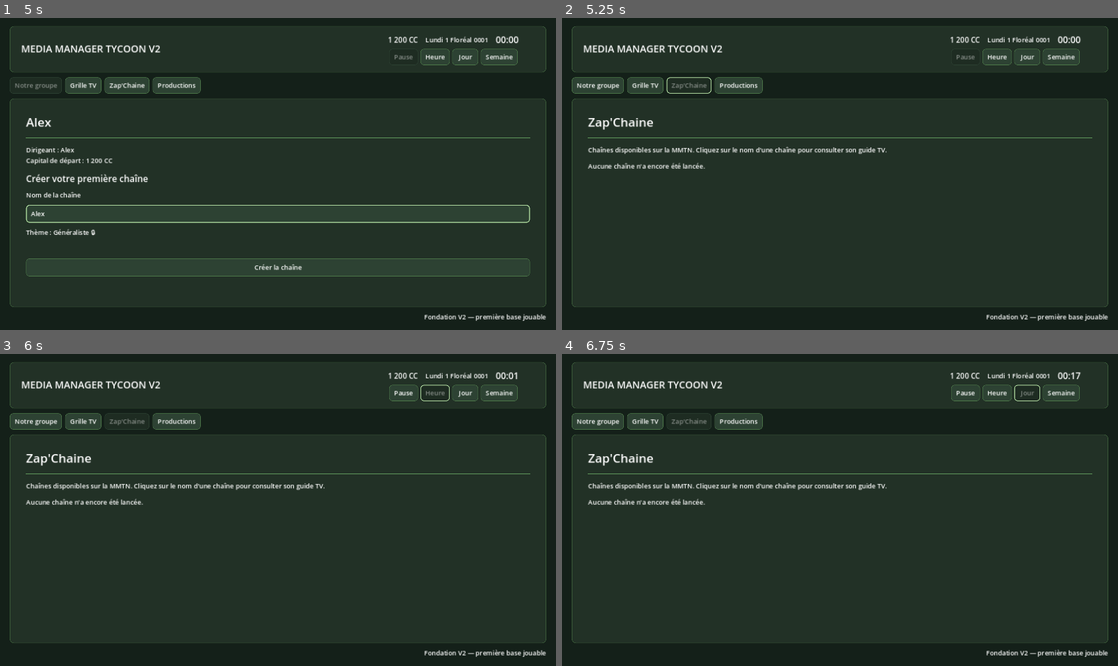
Above: before the commit, frames 1-4 (two rows, left to right).
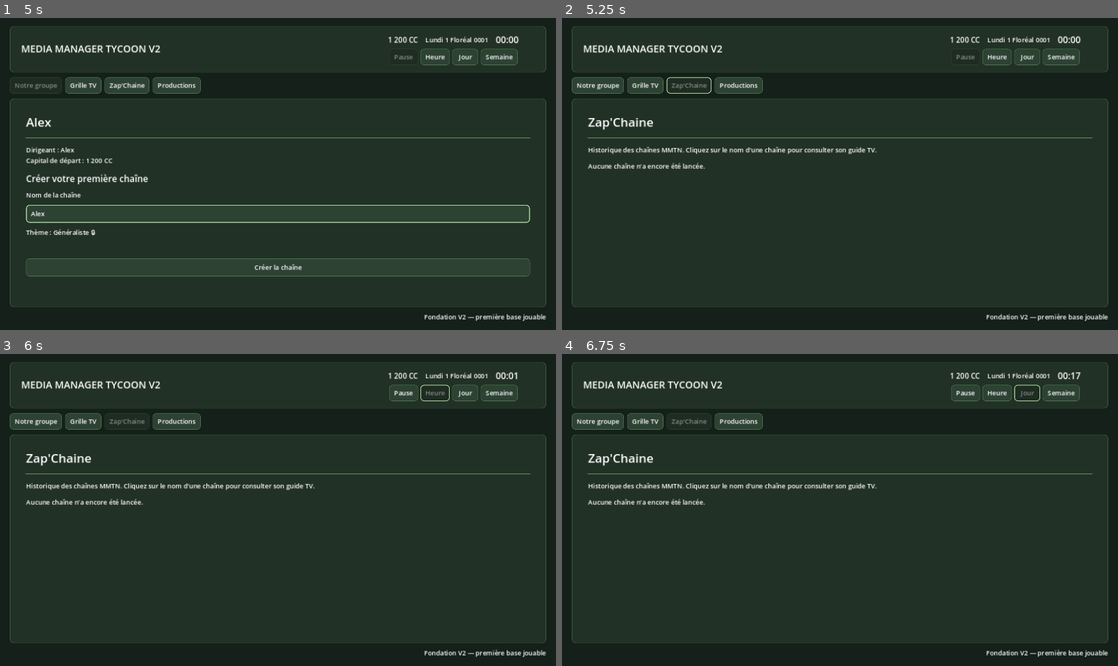
Above: after the commit, the same moments.

Repository: Adrienco69/MediaManagerTycoon_V2
Game: Godot game, scene res://scenes/main.tscn
Same seed, same stepped clock (60 frames per second), same inputs: the game is played once before the commit and once after it.
Inputs (mouse positions are in pixels of both pictures, inside the frame that each line leads up to):
- Up to frame 1 (5 s): click (278, 164) at 0.52 s; type "Alex" at 0.6 s; click (278, 205) at 0.75 s; type "Alex" at 0.83 s; click "Commencer" at 1.25 s; click (278, 214) at 2.02 s; type "Alex" at 2.1 s; click "Grille TV" at 2.75 s; click "Notre groupe" at 3.5 s; click (278, 214) at 4.27 s; type "Alex" at 4.35 s
- Up to frame 2 (5.25 s): click "Zap'Chaine" at 5 s
- Up to frame 3 (6 s): click "Heure" at 5.75 s
- Up to frame 4 (6.75 s): click "Jour" at 6.5 s

Frame 1 is identical in both runs. In frame 2, 0.6% of the frame differs, in the area x 4-59%, y 41-44%; in frame 3, 0.6%; in frame 4, 0.6%.

Commit message:
Ajoute le statut ouvert ferme dans Zap Chaine

Diff:
--- a/scripts/ui/zap_page_controller.gd
+++ b/scripts/ui/zap_page_controller.gd
@@ -1,8 +1,9 @@
 class_name ZapPageController
 extends RefCounted
 
+const MMTNRegistryScript = preload("res://scripts/core/mmtn_registry.gd")
 const DYNAMIC_NODE_NAME: String = "ZapDynamic"
-const COLUMN_WIDTHS: Array[float] = [100.0, 220.0, 240.0, 180.0, 220.0]
+const COLUMN_WIDTHS: Array[float] = [100.0, 220.0, 240.0, 180.0, 220.0, 220.0]
 
 
 static func render(
@@ -13,7 +14,7 @@
 ) -> void:
 	clear(content_container)
 	page_description.size_flags_vertical = Control.SIZE_SHRINK_BEGIN
-	page_description.text = "Chaînes disponibles sur la MMTN. Cliquez sur le nom d'une chaîne pour consulter son guide TV."
+	page_description.text = "Historique des chaînes MMTN. Cliquez sur le nom d'une chaîne pour consulter son guide TV."
 
 	var dynamic: VBoxContainer = VBoxContainer.new()
 	dynamic.name = DYNAMIC_NODE_NAME
@@ -27,7 +28,7 @@
 		return
 
 	var table: GridContainer = GridContainer.new()
-	table.columns = 5
+	table.columns = 6
 	table.add_theme_constant_override("h_separation", 0)
 	table.add_theme_constant_override("v_separation", 0)
 	dynamic.add_child(table)
@@ -37,6 +38,7 @@
 	_add_cell(table, "Groupe", 2, true)
 	_add_cell(table, "Thème", 3, true)
 	_add_cell(table, "Lancement", 4, true)
+	_add_cell(table, "Statut", 5, true)
 
 	for channel: Dictionary in channels:
 		var selected_channel: Dictionary = channel.duplicate(true)
@@ -47,6 +49,7 @@
 		_add_cell(table, String(channel.get("group", "")), 2, false)
 		_add_cell(table, String(channel.get("theme", "Généraliste")), 3, false)
 		_add_cell(table, String(channel.get("launch_date", "")), 4, false)
+		_add_cell(table, MMTNRegistryScript.get_status_text(channel), 5, false)
 
 
 static func clear(content_container: VBoxContainer) -> void:
